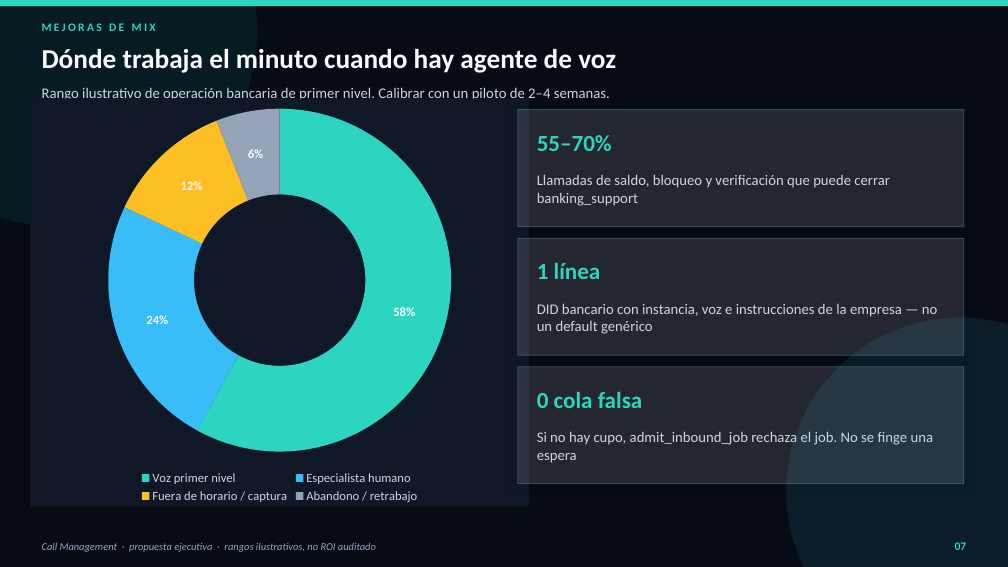
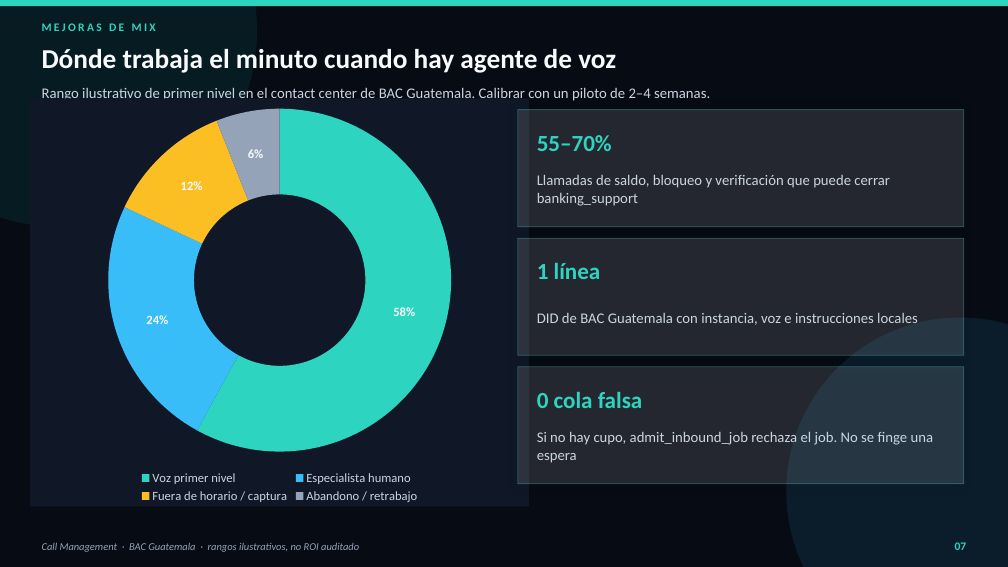
Before and after one commit to Zombie10/CallManagement, a slide deck: slide 7 of docs/Propuesta_Callcenter_Bancario.pptx. Drawn at 1008x567 pixels with LibreOffice and Linux fonts; fonts in the diff are those of the drawing. Boxes give left, top, right and bottom in pixels: in the first picture for what was removed or moved away, otherwise in the second. Text is boxed around its words. In the diff, an @@ line names an element or a change of style, - is before the commit and + after.

Commit message:
docs: retarget executive proposal to BAC Guatemala
HTML and PPTX now address BAC Credomatic Guatemala (Spanish first line,
America/Guatemala calendar, local DID piloto). Cost/benefit ranges stay
illustrative. Tests require BAC + Guatemala in both artifacts.

```diff
--- a/docs/Propuesta_Callcenter_Bancario.pptx
+++ b/docs/Propuesta_Callcenter_Bancario.pptx
@@ text at (x1=42, y1=87, x2=710, y2=101): text changed @@
-Rango ilustrativo de operación bancaria de primer nivel. Calibrar con un piloto de 2–4 semanas.
+Rango ilustrativo de primer nivel en el contact center de BAC Guatemala. Calibrar con un piloto de 2–4 semanas.
@@ text at (x1=537, y1=313, x2=918, y2=325): text changed @@
-DID bancario con instancia, voz e instrucciones de la empresa — no un default genérico
+DID de BAC Guatemala con instancia, voz e instrucciones locales
@@ text at (x1=42, y1=542, x2=359, y2=552): text changed @@
-Call Management · propuesta ejecutiva · rangos ilustrativos, no ROI auditado
+Call Management · BAC Guatemala · rangos ilustrativos, no ROI auditado
```
Also in this commit, not shown: 11 other slides changed, 4 other files.
